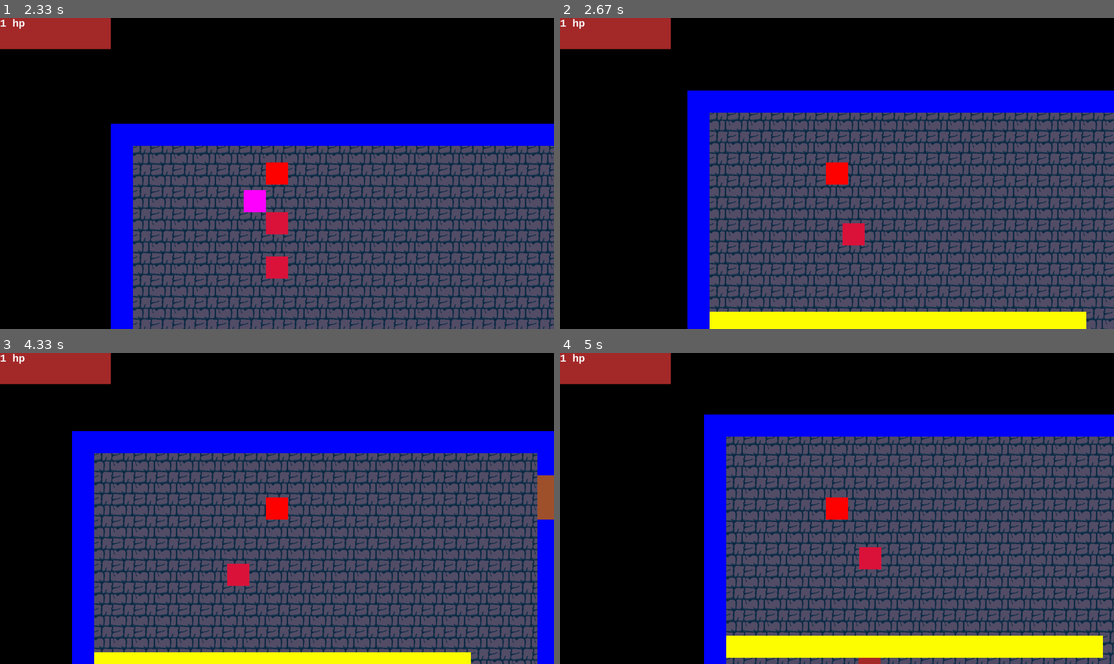
Above: before the commit, frames 1-4 (two rows, left to right).
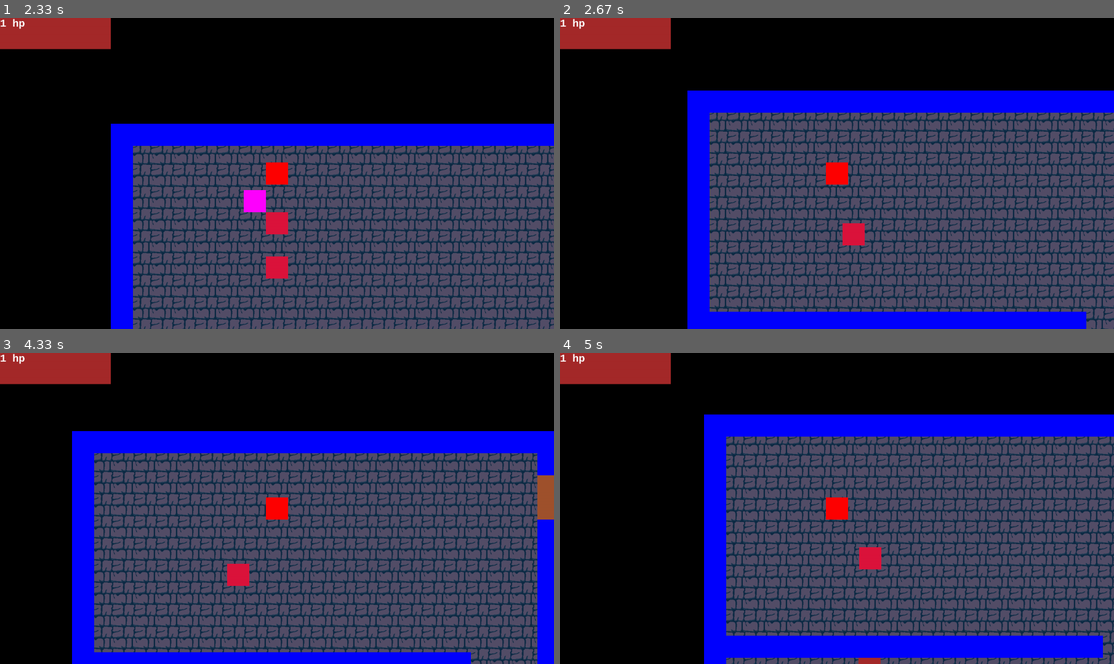
Above: after the commit, the same moments.

Repository: benedekhalaj/pygame-roguelike
Game: pygame game, started from play.py
Same seed, same stepped clock (60 frames per second), same inputs: the game is played once before the commit and once after it.
Inputs:
- Up to frame 1 (2.33 s): hold Right 0.33-0.8 s; hold Up 0.83-1.13 s; hold Right 1.17-1.63 s; hold Left 1.67-2.2 s; hold Down from 2.23 s (still down)
- Up to frame 2 (2.67 s): release Down at 2.53 s; hold Left from 2.57 s (still down)
- Up to frame 3 (4.33 s): release Left at 2.97 s; hold Up 3-3.37 s; hold Right 3.4-4.03 s; hold Down from 4.07 s (still down)
- Up to frame 4 (5 s): release Down at 4.43 s; hold Left 4.47-4.93 s; hold Right from 4.97 s (still down)

Frame 1 is identical in both runs. In frame 2, 3.9% of the frame differs, in the area x 27-95%, y 94-100%; in frame 3, 2.7%; in frame 4, 4.8%, in the area x 30-98%, y 90-99%.

Commit message:
Global: Polish

Diff:
--- a/model/map/map_file/base_level_0.txt
+++ b/model/map/map_file/base_level_0.txt
@@ -8,12 +8,12 @@
 ............................................................0                    0          s        0           0
 ............................................................0                    0                   0           0
 ............................................................0                    0                   0           0
-............................................................011111111111111111   0                   0           0
+............................................................000000000000000000   0                   0           0
 ............................................................0                  4 000000000000000000000000000000000
 ............................................................0 3                  0
-............................................................0                  410
+............................................................0                  400
 ............................................................0 3                  0
-............................................................0   111111111111111110
+............................................................0   000000000000000000
 ............................................................0   5      5     5   0
 ............................................................0                    0
 ............................................................0                    0
@@ -22,7 +22,7 @@
 ............................................................0                    0
 ............................................................0                    0
 ............................................................0    6   6   6    6  0
-............................................................011111111111111111   0
+............................................................000000000000000000   0
 ............................................................0                    0
 ............................................................0 3                  0
 ............................................................0                    0
@@ -31,14 +31,14 @@
 ............................................................0                    0
 ............................................................0                    0
 ............................................................0 6  6   6 6   6 6   0
-............................................................0    11111111111111110
-............................................................0       1     1      0
-............................................................0       1     1      0
-............................................................0       11111111111110
+............................................................0    00000000000000000
+............................................................0       0     0      0
+............................................................0       0     0      0
+............................................................0       00000000000000
 0000000000000000000000000000000000000000000000000000000000000           4        0
-0  3          1 3                                           0       11111111111110
-0 k3                                                     k  0       1     1      0
-0  3            3                                           0       11111111111110
+0  3          0 3                                           0       00000000000000
+0 k3                                                     k  0       0     0      0
+0  3            3                                           0       00000000000000
 00000000000000     000000000000000000000000000000000000000000                    0
 .............0  5  5    5    5    5    5   5   5  5  5  5  503                   0
 .............0                                              0                    0
--- a/model/player/player.py
+++ b/model/player/player.py
@@ -25,7 +25,7 @@
         self.sword = Sword((self.rect.x + self.rect.width, self.rect.y, self.rect.width, self.rect.height), colors.PURPLE)
         self.attack_in_progress = False
         self.attack_timer_count = 0
-        self.attack_timer_limit = 120
+        self.attack_timer_limit = 60
         self.attack_duration = 40
 
         self.health = 1
@@ -182,9 +182,6 @@
             self.attack_in_progress = False
 
 
-
-
-
 class Inventory():
     def __init__(self):
         self.keys = 0
--- a/view/view.py
+++ b/view/view.py
@@ -42,9 +42,10 @@
         for object in objects:
             if object.visible:
                 position = (object.rect.x, object.rect.y, object.rect.width, object.rect.height)
-                pygame.draw.rect(window, object.color, position)
                 if object.texture is not None:
                     window.blit(object.texture, (object.rect.x, object.rect.y))
+                else:
+                    pygame.draw.rect(window, object.color, position)
 
 
 def display_player_sword(window, objects):
